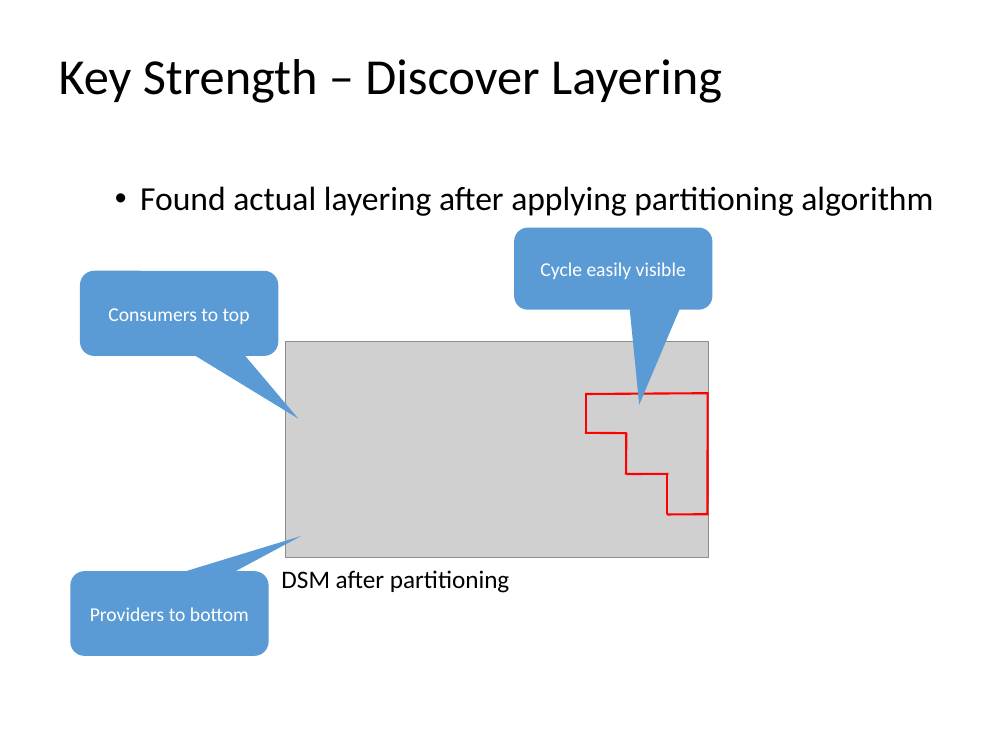
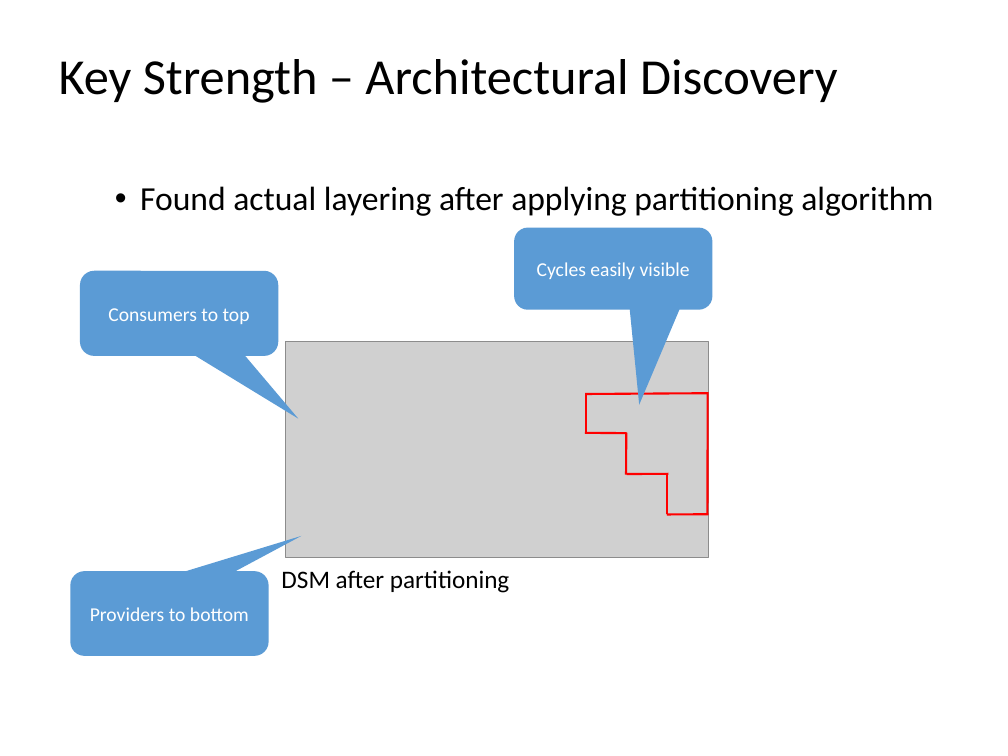
Before and after one commit to dsmsuite/dsmsuite.github.io, a slide deck: slide 21 of documents/DsmPresentation.pptx (slide 20 before the commit). Drawn at 1008x756 pixels with LibreOffice and Linux fonts; fonts in the diff are those of the drawing; grey boxes stand for pictures. Boxes give left, top, right and bottom in pixels: in the first picture for what was removed or moved away, otherwise in the second. Text is boxed around its words. In the diff, an @@ line names an element or a change of style, - is before the commit and + after.

```diff
--- a/documents/DsmPresentation.pptx
+++ b/documents/DsmPresentation.pptx
@@ text at bbox=[59, 59, 837, 103]: text changed @@
-Key Strength – Discover Layering
+Key Strength – Architectural Discovery
@@ text in rounded speech box at bbox=[537, 262, 690, 279]: text changed @@
-Cycle easily visible
+Cycles easily visible
```
Also in this commit, not shown: 24 other slides changed, 20 slides added, 4 slides removed.
